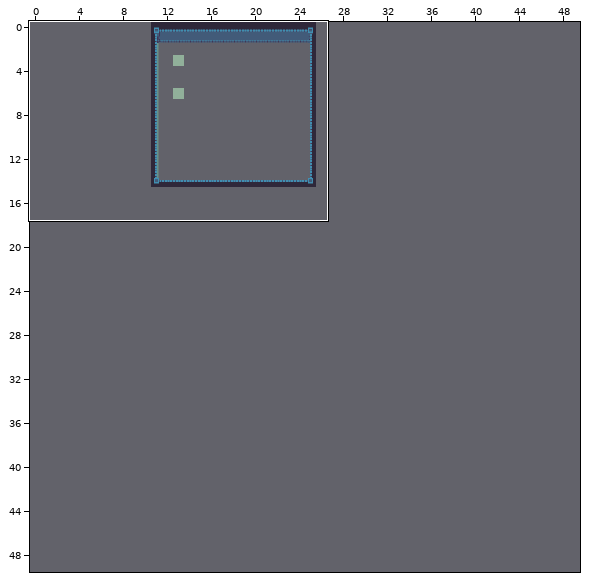
One commit to this Tiled map: DunkelHeld/resources/levels/level2.tmx. Above: a wide view before the commit, with the close-up outlined.
Close-up. Before the edit:
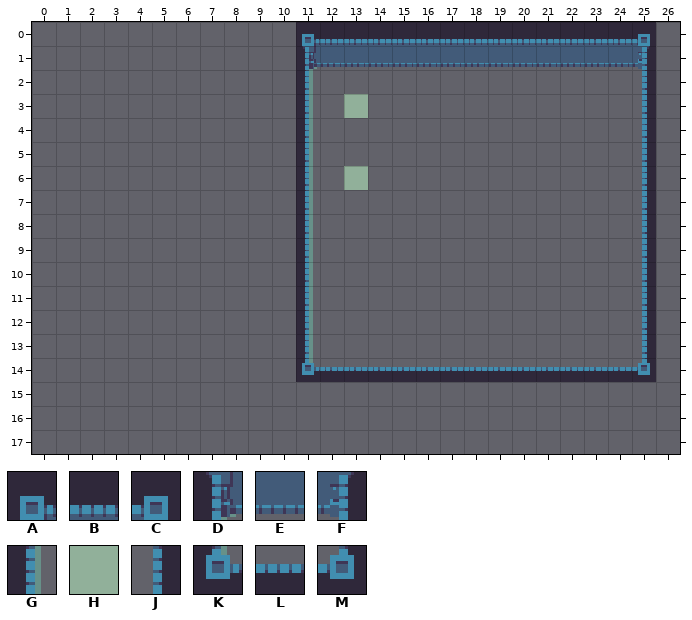
Cells are 16x16 px. Shown: x 0..26, y 0..17. The commit also changed other parts of the map, which this record leaves out. The old version is drawn lined up with the new one.
Key: from "tiles": A 3, B 4, C 5, D 9, E 10, F 11, G 15, H 16, J 17, K 21, L 22, M 23.
_ is an empty cell.
Layer "Tiles" before, first column x 0:
 0 ___________ABBBBBBBBBBBBBC_
 1 ___________DEEEEEEEEEEEEEF_
 2 ___________G_____________J_
 3 ___________G_H___________J_
 4 ___________G_____________J_
 5 ___________G_____________J_
 6 ___________G_H___________J_
 7 ___________G_____________J_
 8 ___________G_____________J_
 9 ___________G_____________J_
10 ___________G_____________J_
11 ___________G_____________J_
12 ___________G_____________J_
13 ___________G_____________J_
14 ___________KLLLLLLLLLLLLLM_
15 ___________________________
16 ___________________________
17 ___________________________
The same view after the edit:
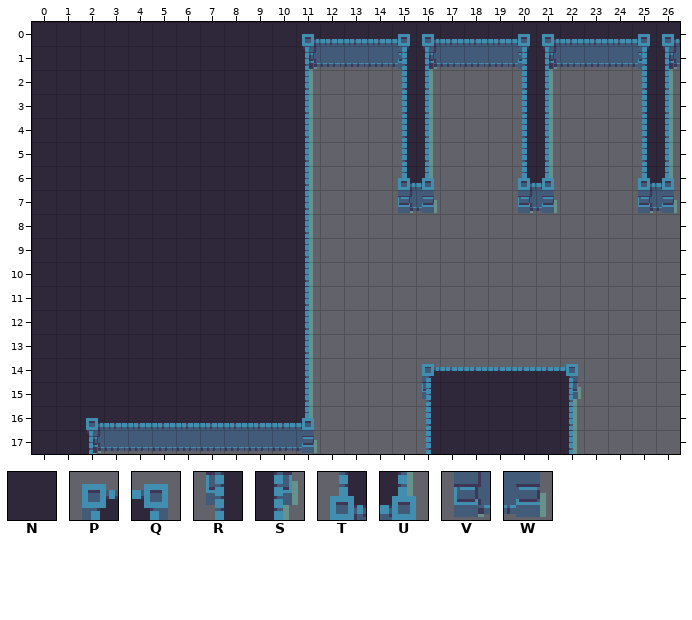
Further tiles: from "tiles": N 7, P 32, Q 33, R 38, S 39, T 44, U 45, V 50, W 51.
What changed:
map size 15x15 -> 50x50 cells (old content now starts at 11,0; both pictures use the new coordinates)
Layer "Tiles":
y 0: x 0..10 ___________ -> NNNNNNNNNNN; x 15..16 BB -> CA; x 20..21 BB -> CA; x 26 _ -> A
y 1: x 0..10 ___________ -> NNNNNNNNNNN; x 15..16 EE -> FD; x 20..21 EE -> FD; x 26 _ -> D
y 2: x 0..10 ___________ -> NNNNNNNNNNN; x 15..16 __ -> JG; x 20..21 __ -> JG; x 26 _ -> G
y 3: x 0..10 ___________ -> NNNNNNNNNNN; x 13 H -> _; x 15..16 __ -> JG; x 20..21 __ -> JG; x 26 _ -> G
y 4..5: x 0..10 ___________ -> NNNNNNNNNNN; x 15..16 __ -> JG; x 20..21 __ -> JG; x 26 _ -> G
y 6: x 0..10 ___________ -> NNNNNNNNNNN; x 13 H -> _; x 15..16 __ -> TU; x 20..21 __ -> TU; x 25..26 J_ -> TU
y 7: x 0..10 ___________ -> NNNNNNNNNNN; x 15..16 __ -> VW; x 20..21 __ -> VW; x 25..26 J_ -> VW
y 8..13: x 0..10 ___________ -> NNNNNNNNNNN; x 25 J -> _
y 14: x 0..16 ___________KLLLLL -> NNNNNNNNNNNG____P; x 22..25 LLLM -> Q___
y 15: x 0..11 ____________ -> NNNNNNNNNNNG; x 16..22 _______ -> RNNNNNS
y 16: x 0..11 ____________ -> NNABBBBBBBBU; x 16..22 _______ -> JNNNNNG
y 17: x 0..11 ____________ -> NNDEEEEEEEEW; x 16..22 _______ -> JNNNNNG
